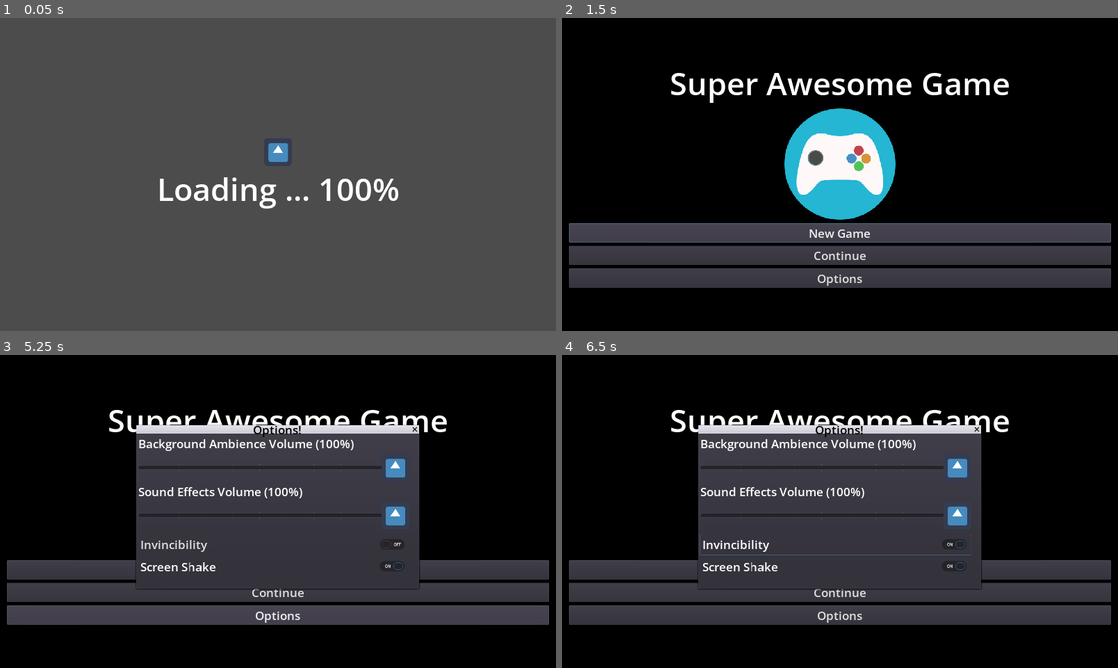
Above: before the commit, frames 1-4 (two rows, left to right).
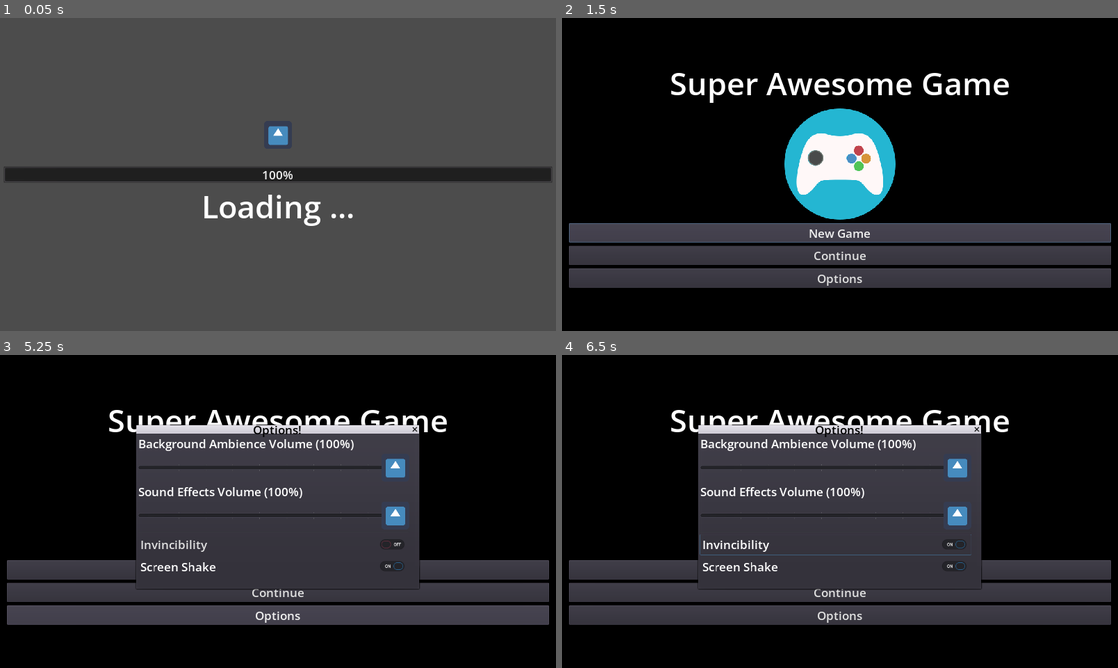
Above: after the commit, the same moments.

Repository: nightblade9/turbo
Game: Godot game, scene res://contexts/pregame/scenes/GameLoaderScene.tscn
Same seed, same stepped clock (60 frames per second), same inputs: the game is played once before the commit and once after it. The engine's default icon, where the game draws it, is replaced by a stand-in: a white triangle on a blue panel in a dark square.
Inputs:
- Up to frame 1 (0.05 s): no input
- Up to frame 2 (1.5 s): click "New Game" at 0.5 s; click "New Game" at 1.25 s
- Up to frame 3 (5.25 s): click "Continue" at 2 s; click "Continue" at 2.75 s; click "New Game" at 3.5 s; click "Continue" at 4.25 s; click "Options" at 5 s
- Up to frame 4 (6.5 s): click "Invincibility" at 5.75 s

The runs differ from the first frame. In frame 1, 6.4% of the frame differs, in the area x 0-100%, y 34-67%; in frame 2, nothing differs; in frame 3, less than 0.1%; in frame 4, less than 0.1%.

Commit message:
Progress bar on loading scene!

Diff:
--- a/source/contexts/pregame/scenes/GameLoaderScene.gd
+++ b/source/contexts/pregame/scenes/GameLoaderScene.gd
@@ -1,8 +1,6 @@
 extends Control
 
-onready var _percent_label = $MarginContainer/VBoxContainer/PercentLabel
-
-const _LOADING_MESSAGE:String = "Loading ... %s%%"
+onready var _progress_bar = $MarginContainer/VBoxContainer/ProgressBar
 
 func _ready():
 	var loader = ResourceLoader.load_interactive("res://contexts/pregame/scenes/SplashScene.tscn")
@@ -11,12 +9,12 @@
 		var error = loader.poll()
 		if error == ERR_FILE_EOF:
 			# loading complete
-			_percent_label.text = _LOADING_MESSAGE % str(100)
+			_progress_bar.value = 100
 			yield(get_tree(), "idle_frame")
 			var packed_scene = loader.get_resource()
 			get_tree().change_scene_to(packed_scene)
 		elif error == OK:
 			# Still loading ...
 			var progress_percent = 100 * loader.get_stage() / loader.get_stage_count()
-			_percent_label.text = _LOADING_MESSAGE % progress_percent
+			_progress_bar.value = progress_percent
 			yield(get_tree(), "idle_frame")
--- a/source/contexts/pregame/scenes/GameLoaderScene.tscn
+++ b/source/contexts/pregame/scenes/GameLoaderScene.tscn
@@ -25,9 +25,9 @@
 alignment = 1
 
 [node name="CenterContainer" type="CenterContainer" parent="MarginContainer/VBoxContainer"]
-margin_top = 268.0
+margin_top = 229.0
 margin_right = 1264.0
-margin_bottom = 332.0
+margin_bottom = 293.0
 
 [node name="TextureRect" type="TextureRect" parent="MarginContainer/VBoxContainer/CenterContainer"]
 margin_left = 600.0
@@ -35,10 +35,21 @@
 margin_bottom = 64.0
 texture = ExtResource( 2 )
 
-[node name="PercentLabel" type="Label" parent="MarginContainer/VBoxContainer"]
-margin_top = 336.0
+[node name="Control" type="Control" parent="MarginContainer/VBoxContainer"]
+margin_top = 297.0
 margin_right = 1264.0
-margin_bottom = 435.0
+margin_bottom = 329.0
+rect_min_size = Vector2( 32, 32 )
+
+[node name="ProgressBar" type="ProgressBar" parent="MarginContainer/VBoxContainer"]
+margin_top = 333.0
+margin_right = 1264.0
+margin_bottom = 372.0
+
+[node name="Label" type="Label" parent="MarginContainer/VBoxContainer"]
+margin_top = 376.0
+margin_right = 1264.0
+margin_bottom = 475.0
 custom_fonts/font = ExtResource( 3 )
-text = "Loading ... 0%"
+text = "Loading ..."
 align = 1
